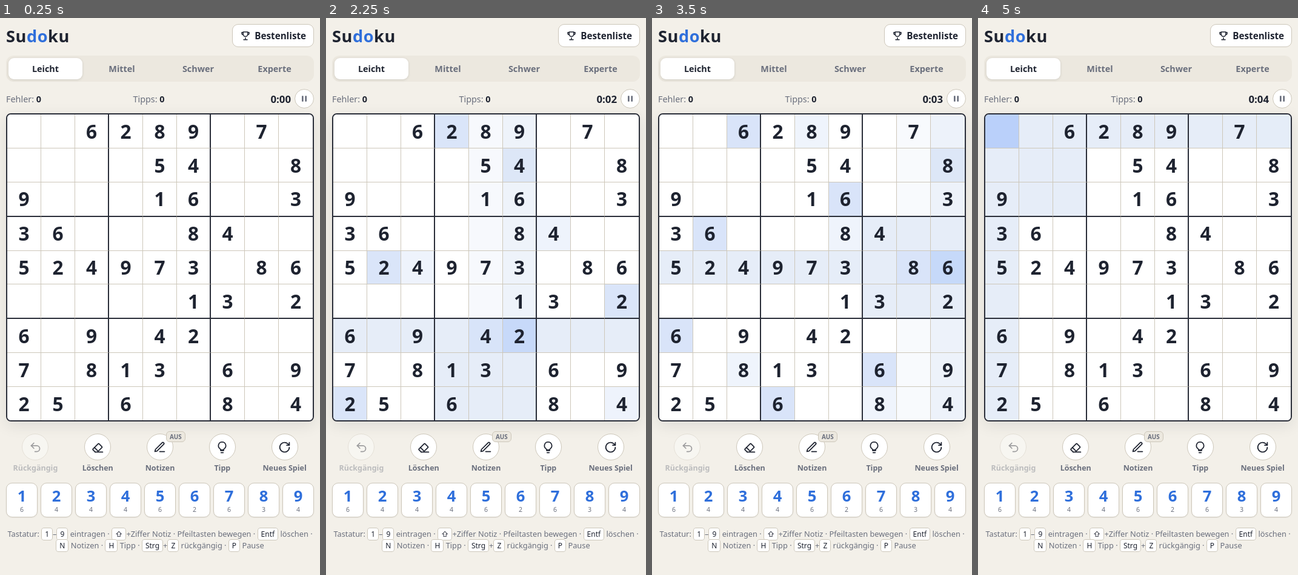
Above: before the commit, frames 1-4 (left to right).
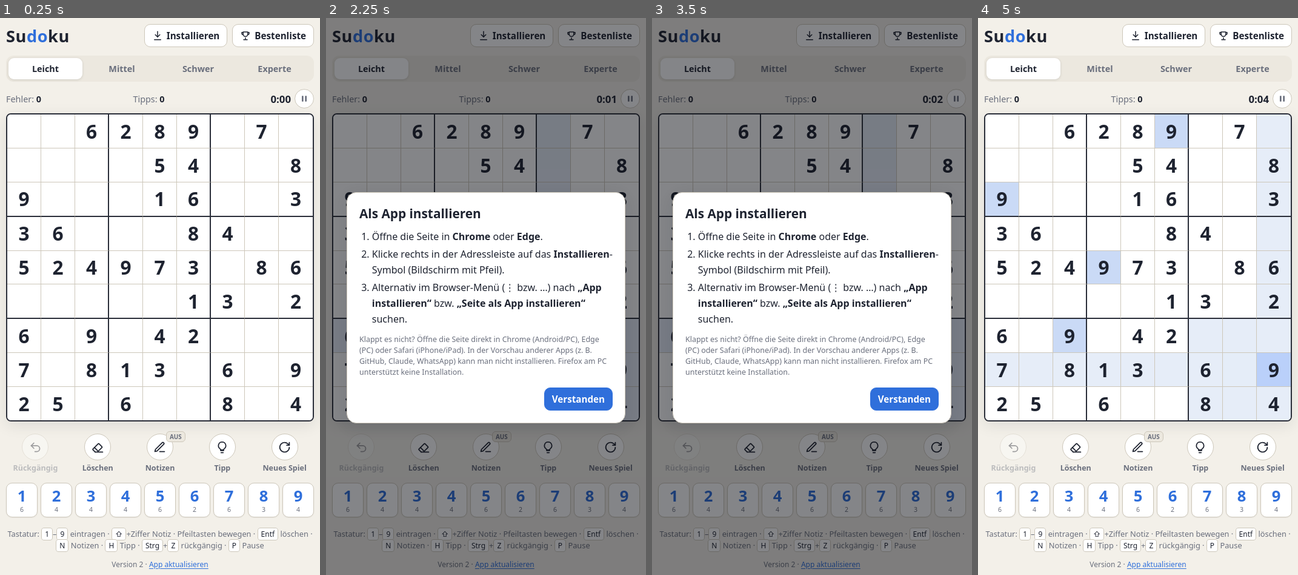
Above: after the commit, the same moments.

Repository: schmidthorsten89-beep/Sudoku-
Game: browser game, page index.html
Two runs of this game, one before a commit and one after it. Both use one fixed random seed, a clock stepped at 60 frames per second and the inputs below.
Inputs (mouse positions are in pixels of both pictures, inside the frame that each line leads up to):
- Up to frame 1 (0.25 s): no input
- Up to frame 2 (2.25 s): hold Right 1.03-1.53 s; tap Ctrl at 1.1, 1.6, 2.1 s; hold Down 1.58-1.85 s; hold Left from 1.9 s (still down); click (511, 34) at 2.02 s, where only the run after the commit has a clickable "Installieren"
- Up to frame 3 (3.5 s): release Left at 2.47 s; hold Up 2.52-2.82 s; tap Ctrl at 2.6, 3.1 s; hold Right from 2.87 s (still down)
- Up to frame 4 (5 s): release Right at 3.53 s; hold Up 3.58-3.82 s; tap Ctrl at 3.6, 4.1, 4.6 s; hold Left 3.87-4.3 s; hold Down 4.35-4.68 s; click "Zeile 9, Spalte 8" (after the commit: "Verstanden") at 4.52 s; hold Right from 4.73 s (still down)

The runs differ from the first frame. In frame 1, 0.3% of the frame differs, in the area x 34-72%, y 1-99%; in frame 2, 78%; in frame 3, 79%, in the area x 0-100%, y 0-100%; in frame 4, 24%.

Commit message:
Add fixed app id, cache refresh and install help
- Manifest: explicit app id, start_url with source marker
- Service worker v2: bypass HTTP cache on install and page loads,
  stale-while-revalidate for assets, old caches removed on activate,
  never recreate a deleted cache from an outdated worker
- Page: register SW with updateViaCache 'none', check for updates on
  every open, "Neue Version verfügbar" toast, manual "App aktualisieren"
- Install button always visible; shows platform-specific instructions
  (iPhone, Android, desktop, in-app browsers) when the browser offers
  no install prompt

Co-Authored-By: Claude Opus 5.5 <noreply@anthropic.com>
Claude-Session: https://claude.ai/code/session_01393TmjrWLLHYMq7WPd5kSY

Diff:
--- a/index.html
+++ b/index.html
@@ -104,6 +104,21 @@
   }
   .head-btns { display: flex; gap: 8px; }
   #btnInstall[hidden] { display: none; }
+  .version { margin-top: 10px; font-size: .75rem; color: var(--muted); text-align: center; }
+  .linkish {
+    border: 0; background: none; padding: 0; color: var(--accent); font-size: inherit;
+    text-decoration: underline; text-underline-offset: 2px;
+  }
+  .toast {
+    position: fixed; left: 50%; transform: translateX(-50%);
+    bottom: max(16px, env(safe-area-inset-bottom)); z-index: 10;
+    display: flex; align-items: center; gap: 12px; width: max-content; max-width: calc(100vw - 32px);
+    padding: 10px 10px 10px 16px; border-radius: 12px; font-weight: 600; font-size: .92rem;
+    background: var(--text); color: var(--bg); box-shadow: var(--shadow);
+  }
+  .toast[hidden] { display: none; }
+  .steps { margin: 0 0 12px; padding-left: 1.3em; line-height: 1.6; }
+  .steps li { margin-bottom: 4px; }
 
   /* Kopfzeile */
   header { display: flex; align-items: center; justify-content: space-between; gap: 12px; margin-bottom: 14px; }
@@ -295,7 +310,7 @@
   <header>
     <h1>Su<span>do</span>ku</h1>
     <div class="head-btns">
-    <button class="btn" id="btnInstall" type="button" hidden aria-label="Als App installieren">
+    <button class="btn" id="btnInstall" type="button" aria-label="Als App installieren">
       <svg viewBox="0 0 24 24" fill="none" stroke="currentColor" stroke-width="2" stroke-linecap="round" stroke-linejoin="round"><path d="M12 3v12"/><path d="m7 10 5 5 5-5"/><path d="M5 21h14"/></svg>
       <span class="hide-sm">Installieren</span>
     </button>
@@ -363,7 +378,29 @@
     Tastatur: <kbd>1</kbd>–<kbd>9</kbd> eintragen · <kbd>⇧</kbd>+Ziffer Notiz · Pfeiltasten bewegen ·
     <kbd>Entf</kbd> löschen · <kbd>N</kbd> Notizen · <kbd>H</kbd> Tipp · <kbd>Strg</kbd>+<kbd>Z</kbd> rückgängig · <kbd>P</kbd> Pause
   </p>
+  <p class="version">
+    Version <span id="appVersion"></span> ·
+    <button type="button" class="linkish" id="btnRefresh">App aktualisieren</button>
+  </p>
 </div>
+
+<!-- Update-Hinweis -->
+<div class="toast" id="toast" role="status" hidden>
+  <span>Neue Version verfügbar.</span>
+  <button class="btn primary" type="button" id="toastReload">Neu laden</button>
+</div>
+
+<!-- Installationshilfe -->
+<dialog id="dlgInstall">
+  <div class="dlg">
+    <h2>Als App installieren</h2>
+    <div id="installSteps"></div>
+    <p class="note-small">Klappt es nicht? Öffne die Seite direkt in Chrome (Android/PC), Edge (PC) oder Safari (iPhone/iPad). In der Vorschau anderer Apps (z.&nbsp;B. GitHub, Claude, WhatsApp) kann man nicht installieren. Firefox am PC unterstützt keine Installation.</p>
+    <div class="row">
+      <button class="btn primary" type="button" id="installClose">Verstanden</button>
+    </div>
+  </div>
+</dialog>
 
 <!-- Gewonnen -->
 <dialog id="dlgWin">
@@ -1087,27 +1124,101 @@
     if (isRunning() && Math.floor(elapsedMs() / 1000) % 5 === 0) saveGame();
   }, 500);
 
-  /* ================= App-Installation (PWA) ================= */
-  if ('serviceWorker' in navigator && location.protocol !== 'file:') {
-    window.addEventListener('load', () => {
-      navigator.serviceWorker.register('sw.js').catch(() => { /* offline-Modus nicht verfügbar */ });
+  /* ================= App-Installation & Updates (PWA) ================= */
+  // Muss zur Version in sw.js passen. Bei jeder Änderung an der App beide erhöhen.
+  const APP_VERSION = '2';
+  $('appVersion').textContent = APP_VERSION;
+
+  const swSupported = 'serviceWorker' in navigator && location.protocol !== 'file:';
+  if (swSupported) {
+    let hadController = !!navigator.serviceWorker.controller;
+    window.addEventListener('load', async () => {
+      try {
+        // updateViaCache 'none': sw.js wird nie aus dem HTTP-Cache geladen → Updates kommen sofort an.
+        const reg = await navigator.serviceWorker.register('sw.js', { updateViaCache: 'none' });
+        reg.update().catch(() => {});
+        document.addEventListener('visibilitychange', () => {
+          if (!document.hidden) reg.update().catch(() => {});
+        });
+      } catch (e) { /* Offline-Modus nicht verfügbar */ }
     });
-  }
+    // Neuer Service Worker hat übernommen → Hinweis anzeigen (nicht bei der allerersten Installation).
+    navigator.serviceWorker.addEventListener('controllerchange', () => {
+      if (!hadController) { hadController = true; return; }
+      $('toast').hidden = false;
+    });
+  }
+  $('toastReload').onclick = () => { saveGame(); location.reload(); };
+
+  // Manuell: alle Caches leeren, Service Worker neu holen, Seite neu laden.
+  $('btnRefresh').onclick = async () => {
+    saveGame();
+    try {
+      if ('caches' in window) {
+        const keys = await caches.keys();
+        await Promise.all(keys.filter(k => k.startsWith('sudoku-')).map(k => caches.delete(k)));
+      }
+      if (swSupported) {
+        const reg = await navigator.serviceWorker.getRegistration();
+        if (reg) await reg.update();
+      }
+    } catch (e) { /* ignorieren */ }
+    location.reload();
+  };
+
+  const isStandalone = () =>
+    window.matchMedia('(display-mode: standalone)').matches || navigator.standalone === true;
+  const ua = navigator.userAgent;
+  const isIOS = /iPhone|iPad|iPod/.test(ua) || (/Macintosh/.test(ua) && navigator.maxTouchPoints > 1);
+  const isAndroid = /Android/.test(ua);
+  const isInApp = /\bwv\b|FBAN|FBAV|Instagram|Line\/|GitHub|; ?Claude/i.test(ua);
+
   let installPrompt = null;
   const btnInstall = $('btnInstall');
+  btnInstall.hidden = isStandalone();
   window.addEventListener('beforeinstallprompt', e => {
     e.preventDefault();
     installPrompt = e;
     btnInstall.hidden = false;
   });
+  window.addEventListener('appinstalled', () => { installPrompt = null; btnInstall.hidden = true; });
+
   btnInstall.onclick = async () => {
-    if (!installPrompt) return;
-    installPrompt.prompt();
-    try { await installPrompt.userChoice; } catch (e) { /* ignorieren */ }
-    installPrompt = null;
-    btnInstall.hidden = true;
+    if (installPrompt) {
+      installPrompt.prompt();
+      try {
+        const choice = await installPrompt.userChoice;
+        if (choice && choice.outcome === 'accepted') btnInstall.hidden = true;
+      } catch (e) { /* ignorieren */ }
+      installPrompt = null; // ein Prompt kann nur einmal benutzt werden
+      return;
+    }
+    showInstallHelp();
   };
-  window.addEventListener('appinstalled', () => { installPrompt = null; btnInstall.hidden = true; });
+
+  function showInstallHelp() {
+    let steps;
+    if (isInApp) {
+      steps = ['Du bist in der Vorschau einer anderen App – dort kann man nicht installieren.',
+        'Tippe auf ⋮ bzw. „…“ und wähle „Im Browser öffnen“.',
+        'Dann dort wie unten beschrieben installieren.'];
+    } else if (isIOS) {
+      steps = ['Öffne die Seite in <b>Safari</b>.',
+        'Tippe unten auf das <b>Teilen</b>-Symbol (Quadrat mit Pfeil nach oben).',
+        'Wähle <b>„Zum Home-Bildschirm“</b> und tippe auf <b>Hinzufügen</b>.'];
+    } else if (isAndroid) {
+      steps = ['Öffne die Seite in <b>Chrome</b>.',
+        'Tippe oben rechts auf <b>⋮</b> (drei Punkte).',
+        'Wähle <b>„App installieren“</b> oder <b>„Zum Startbildschirm hinzufügen“</b>.'];
+    } else {
+      steps = ['Öffne die Seite in <b>Chrome</b> oder <b>Edge</b>.',
+        'Klicke rechts in der Adressleiste auf das <b>Installieren</b>-Symbol (Bildschirm mit Pfeil).',
+        'Alternativ im Browser-Menü (⋮ bzw. …) nach <b>„App installieren“</b> bzw. <b>„Seite als App installieren“</b> suchen.'];
+    }
+    $('installSteps').innerHTML = '<ol class="steps">' + steps.map(s => `<li>${s}</li>`).join('') + '</ol>';
+    $('dlgInstall').showModal();
+  }
+  $('installClose').onclick = () => $('dlgInstall').close();
 
   /* ================= Start ================= */
   function isValidSaved(s) {
--- a/sw.js
+++ b/sw.js
@@ -1,6 +1,8 @@
 // Service Worker für die Sudoku-App: macht sie installierbar und offline spielbar.
-// Bei Änderungen an den Dateien die Versionsnummer erhöhen, damit alte Caches entfernt werden.
-const CACHE = 'sudoku-v1';
+// VERSION bei jeder Änderung an der App erhöhen (zusammen mit APP_VERSION in index.html).
+// Dann wird ein neuer Cache angelegt, der alte gelöscht und die Seite zeigt „Neue Version verfügbar“.
+const VERSION = '2';
+const CACHE = 'sudoku-v' + VERSION;
 const ASSETS = [
   './',
   './index.html',
@@ -15,7 +17,8 @@
 self.addEventListener('install', event => {
   event.waitUntil(
     caches.open(CACHE)
-      .then(cache => cache.addAll(ASSETS))
+      // cache: 'reload' umgeht den HTTP-Cache des Browsers → wirklich frische Dateien.
+      .then(cache => cache.addAll(ASSETS.map(url => new Request(url, { cache: 'reload' }))))
       .then(() => self.skipWaiting())
   );
 });
@@ -23,39 +26,43 @@
 self.addEventListener('activate', event => {
   event.waitUntil(
     caches.keys()
-      .then(keys => Promise.all(keys.filter(k => k.startsWith('sudoku-') && k !== CACHE).map(k => caches.delete(k))))
+      .then(keys => Promise.all(
+        keys.filter(k => k.startsWith('sudoku-') && k !== CACHE).map(k => caches.delete(k))
+      ))
       .then(() => self.clients.claim())
   );
 });
+
+// Nur in den eigenen Cache schreiben, solange er existiert. Ein alter Service Worker,
+// der noch kurz läuft, legt so keinen bereits gelöschten Cache wieder an.
+async function putInCache(key, res) {
+  if (await caches.has(CACHE)) await (await caches.open(CACHE)).put(key, res);
+}
 
 self.addEventListener('fetch', event => {
   const req = event.request;
   if (req.method !== 'GET' || new URL(req.url).origin !== self.location.origin) return;
 
   if (req.mode === 'navigate') {
-    // Seite: Netz zuerst (immer aktuell), offline aus dem Cache.
+    // Seite: immer zuerst frisch vom Server (am HTTP-Cache vorbei), offline aus dem Cache.
     event.respondWith(
-      fetch(req)
+      fetch(req, { cache: 'no-cache' })
         .then(res => {
-          if (res.ok) {
-            const copy = res.clone();
-            caches.open(CACHE).then(cache => cache.put('./index.html', copy));
-          }
+          if (res.ok) event.waitUntil(putInCache('./index.html', res.clone()));
           return res;
         })
-        .catch(() => caches.match('./index.html'))
+        .catch(() => caches.match('./index.html', { cacheName: CACHE }))
     );
     return;
   }
 
-  // Übrige Dateien (Icons, Manifest): Cache zuerst, sonst Netz.
-  event.respondWith(
-    caches.match(req).then(hit => hit || fetch(req).then(res => {
-      if (res.ok) {
-        const copy = res.clone();
-        caches.open(CACHE).then(cache => cache.put(req, copy));
-      }
-      return res;
-    }))
-  );
+  // Übrige Dateien (Icons, Manifest): sofort aus dem Cache, im Hintergrund erneuern.
+  event.respondWith((async () => {
+    const hit = await caches.match(req, { cacheName: CACHE, ignoreSearch: true });
+    const update = fetch(req, { cache: 'no-cache' })
+      .then(async res => { if (res.ok) await putInCache(req, res.clone()); return res; })
+      .catch(() => hit);
+    if (hit) { event.waitUntil(update); return hit; }
+    return update;
+  })());
 });
Not shown, changed: manifest.webmanifest
